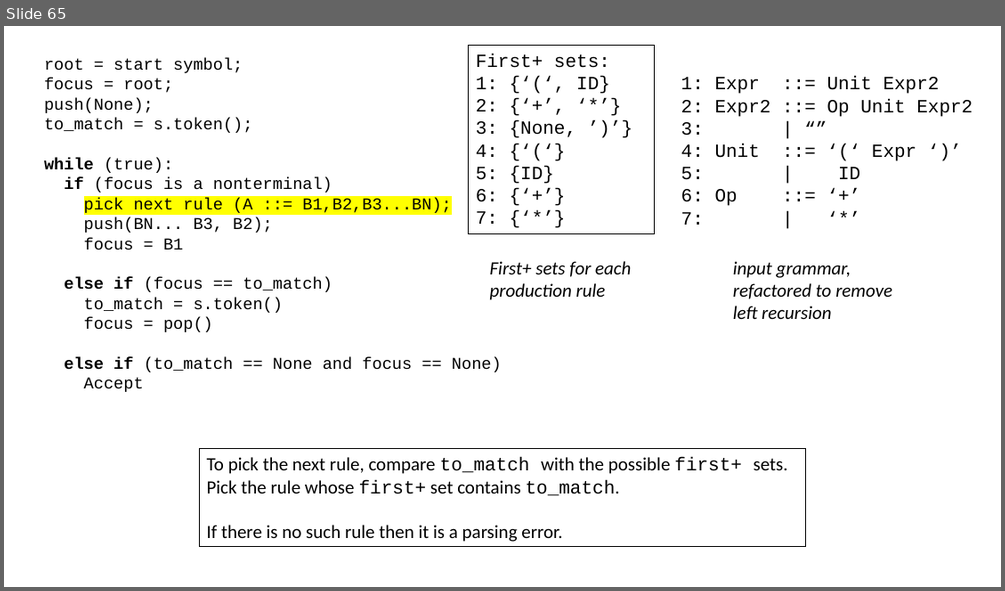
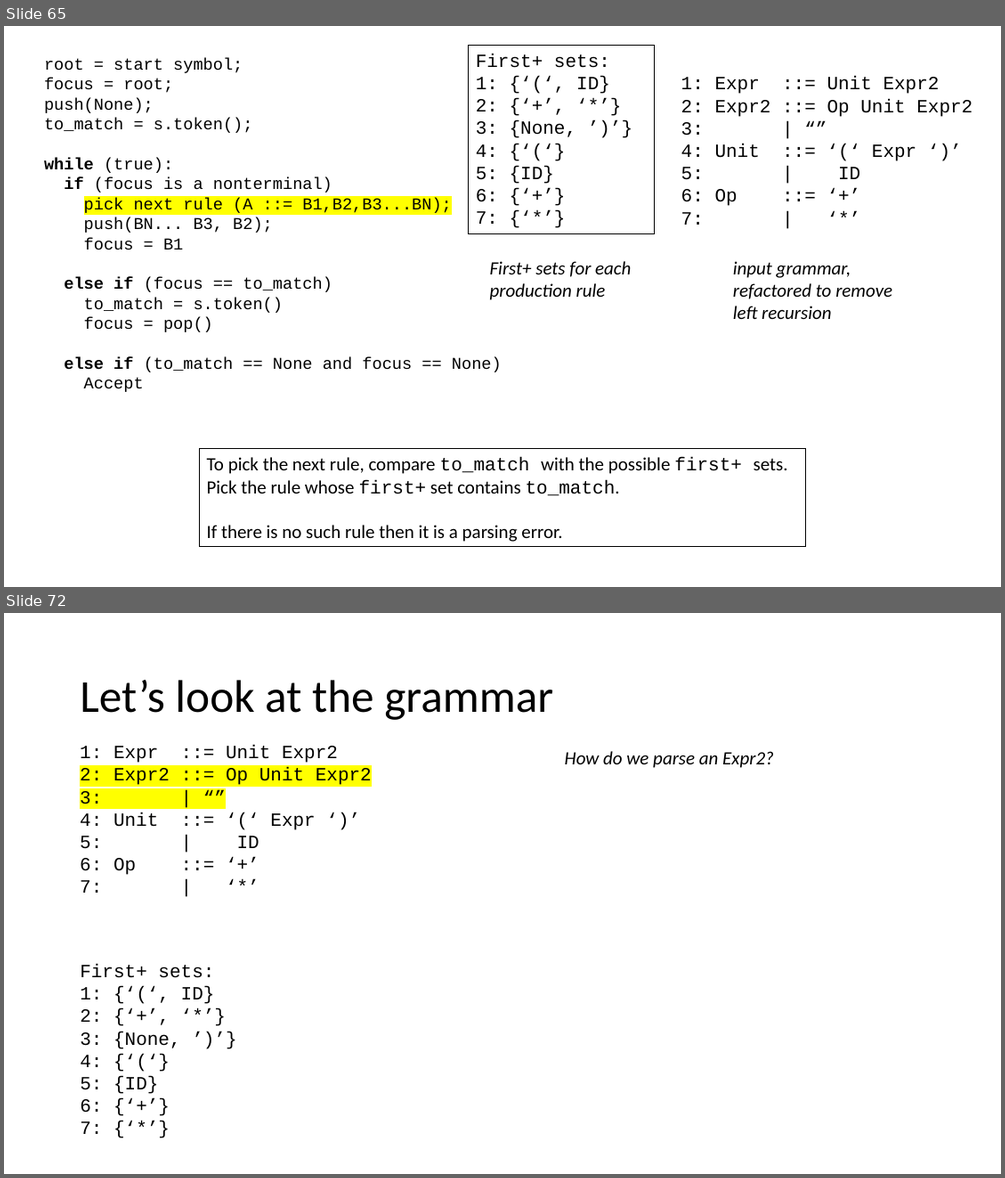
Before and after one commit to siero/CSE110A-W26, a slide deck: PDFS/C110-09-TOP-DOWN-PARSING.pptx. Shown one above the other, each under a label of ours: slide 65 before the commit, slides 65 and 72 after it; the slides between them are not shown. The pictures are 1005x591 and 1005x1178 pixels, drawn with LibreOffice and Linux fonts; fonts in the diff are those of the drawing. Boxes give left, top, right and bottom in pixels: in the first picture for what was removed or moved away, otherwise in the second. Text is boxed around its words. In the diff, an @@ line names an element or a change of style, - is before the commit and + after.

```diff
--- a/PDFS/C110-09-TOP-DOWN-PARSING.pptx
+++ b/PDFS/C110-09-TOP-DOWN-PARSING.pptx
@@ slide 72 added at (4, 613, 1001, 1174), background #FFFFFF @@
@@ title added at (80, 680, 553, 720), 44 pt, text #000000 @@
+Let’s look at the grammar
@@ text added at (80, 745, 372, 892), 18 pt, text #000000 @@
+1: Expr ::= Unit Expr2
+2: Expr2 ::= Op Unit Expr2
+3: | “”
+4: Unit ::= ‘(‘ Expr ‘)’
+5: | ID
+6: Op ::= ‘+’
+7: | ‘*’
@@ text added at (565, 751, 774, 768), 18 pt, text #000000, italic @@
+How do we parse an Expr2?
@@ text added at (80, 964, 215, 1134), 18 pt, text #000000 @@
+First+ sets:
+1: {‘(‘, ID}
+2: {‘+’, ‘*’}
+3: {None, ’)’}
+4: {‘(‘}
+5: {ID}
+6: {‘+’}
+7: {‘*’}
```
Also in this commit, not shown: 1 slide changed, 13 other slides added, 1 other file.
